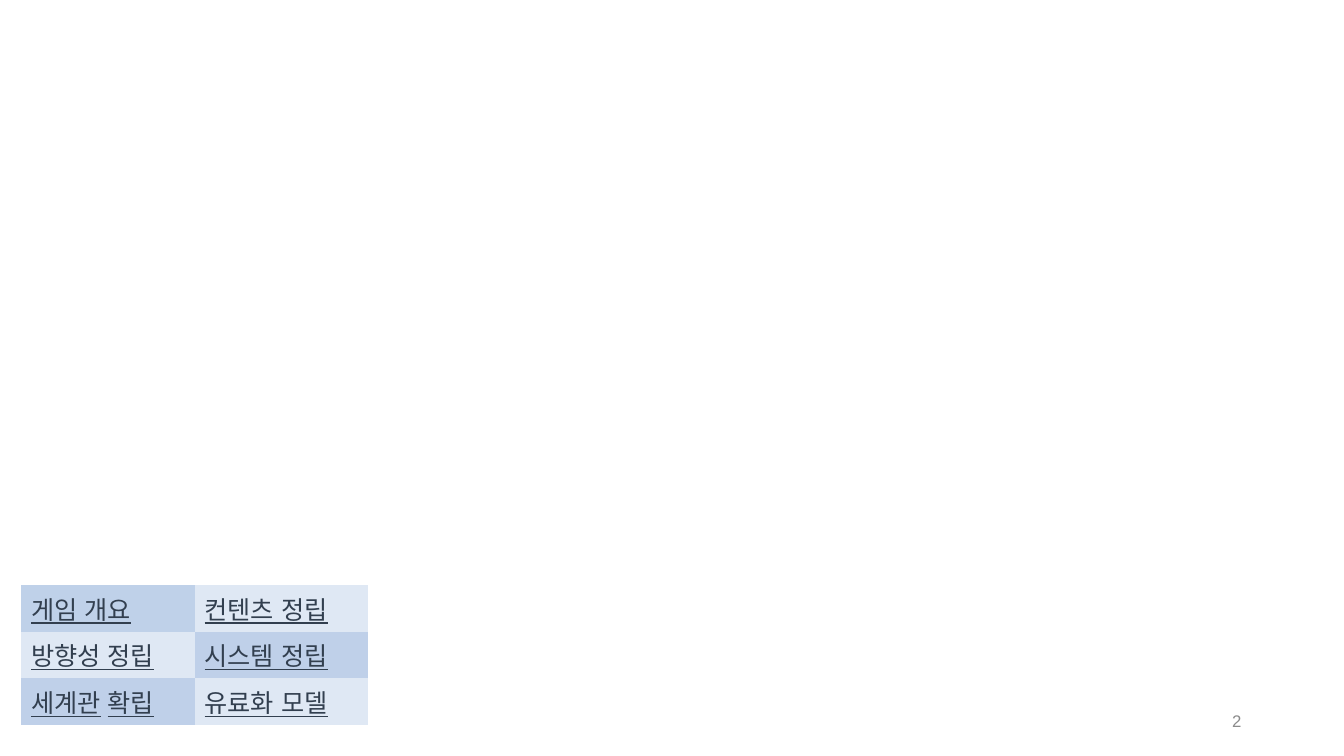
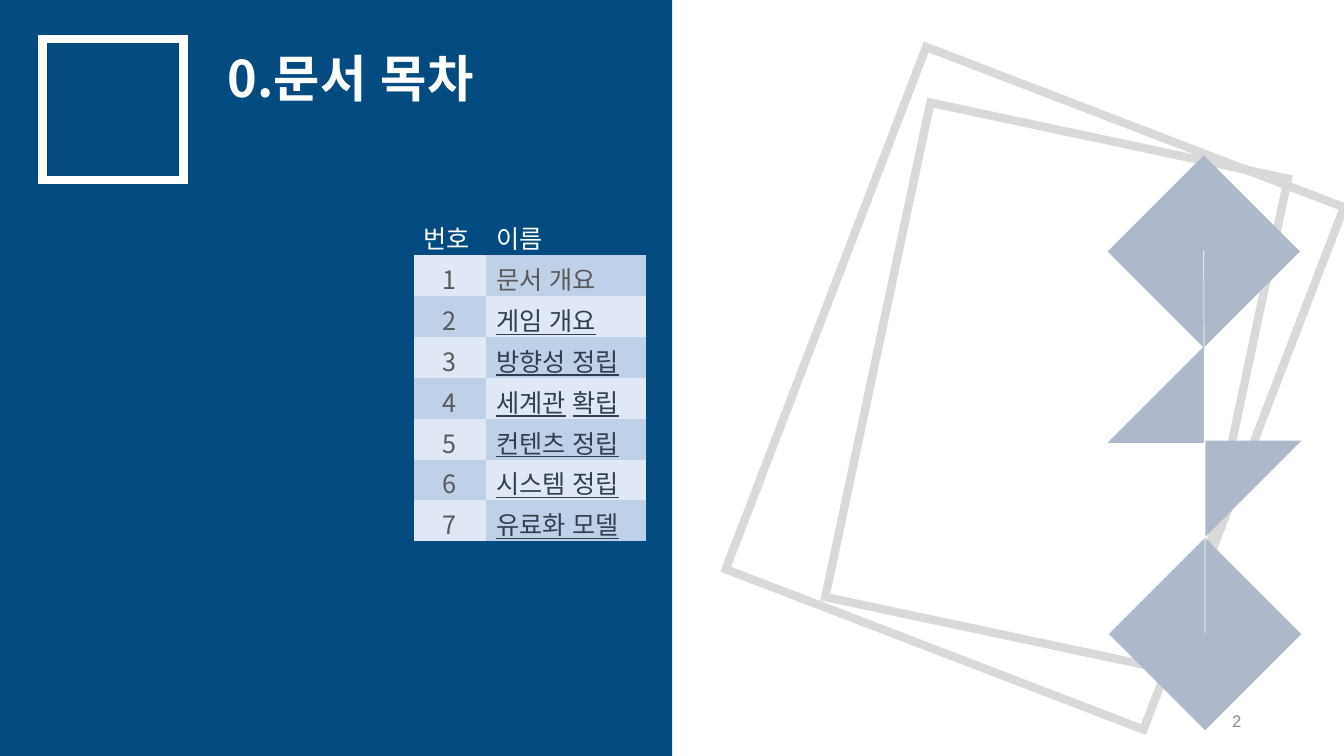
Before and after one commit to yjk0401/unityenginebasic_9th, a slide deck: slide 2 of 기획/메인 기획서.pptx. Drawn at 1344x756 pixels with LibreOffice and Linux fonts; fonts in the diff are those of the drawing. Boxes give left, top, right and bottom in pixels: in the first picture for what was removed or moved away, otherwise in the second. Text is boxed around its words. In the diff, an @@ line names an element or a change of style, - is before the commit and + after.

```diff
--- a/기획/메인 기획서.pptx
+++ b/기획/메인 기획서.pptx
@@ rectangle added at (0,0,673,756), fill #024B80 @@
@@ rectangle added at (42,39,184,180), outline #FFFFFF 6 pt @@
@@ text added at (228,54,474,102), 36 pt, text #FFFFFF, bold @@
+0.문서 목차
@@ rectangle added at (726,47,1344,730), outline #D9D9D9 6 pt @@
@@ rectangle added at (826,103,1289,673), outline #D9D9D9 6 pt @@
@@ table added at (413,215,645,543), 8 rows, 2 columns @@
+번호 | 이름
+1 | 문서 개요
+2 | 게임 개요
+3 | 방향성 정립
+4 | 세계관 확립
+5 | 컨텐츠 정립
+6 | 시스템 정립
+7 | 유료화 모델
@@ group added at (1108,155,1302,731): 2 diamonds, 2 right triangles, 2 lines @@
@@ table removed at (21,585,368,721), 3 rows, 2 columns @@
-게임 개요 | 컨텐츠 정립
-방향성 정립 | 시스템 정립
-세계관 확립 | 유료화 모델
```
Also in this commit, not shown: 3 other slides changed, 2 slides added, 21 other files.
